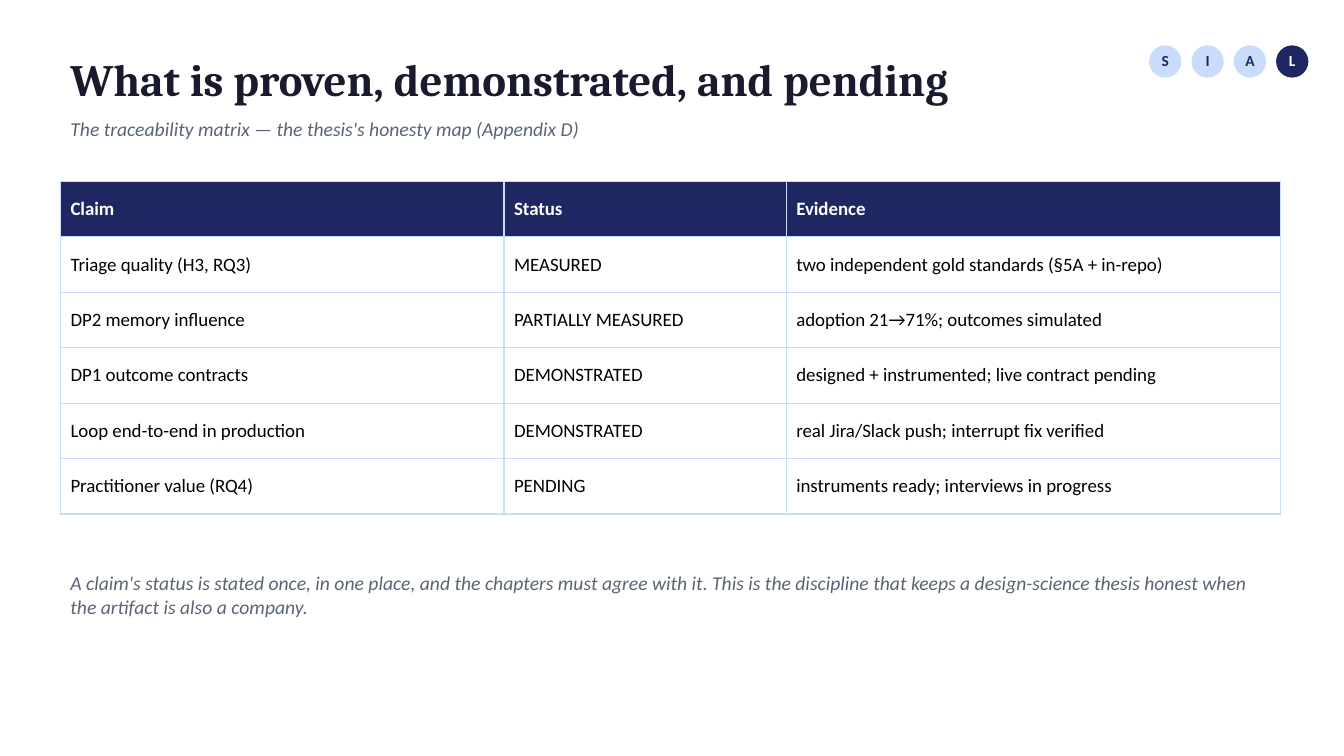
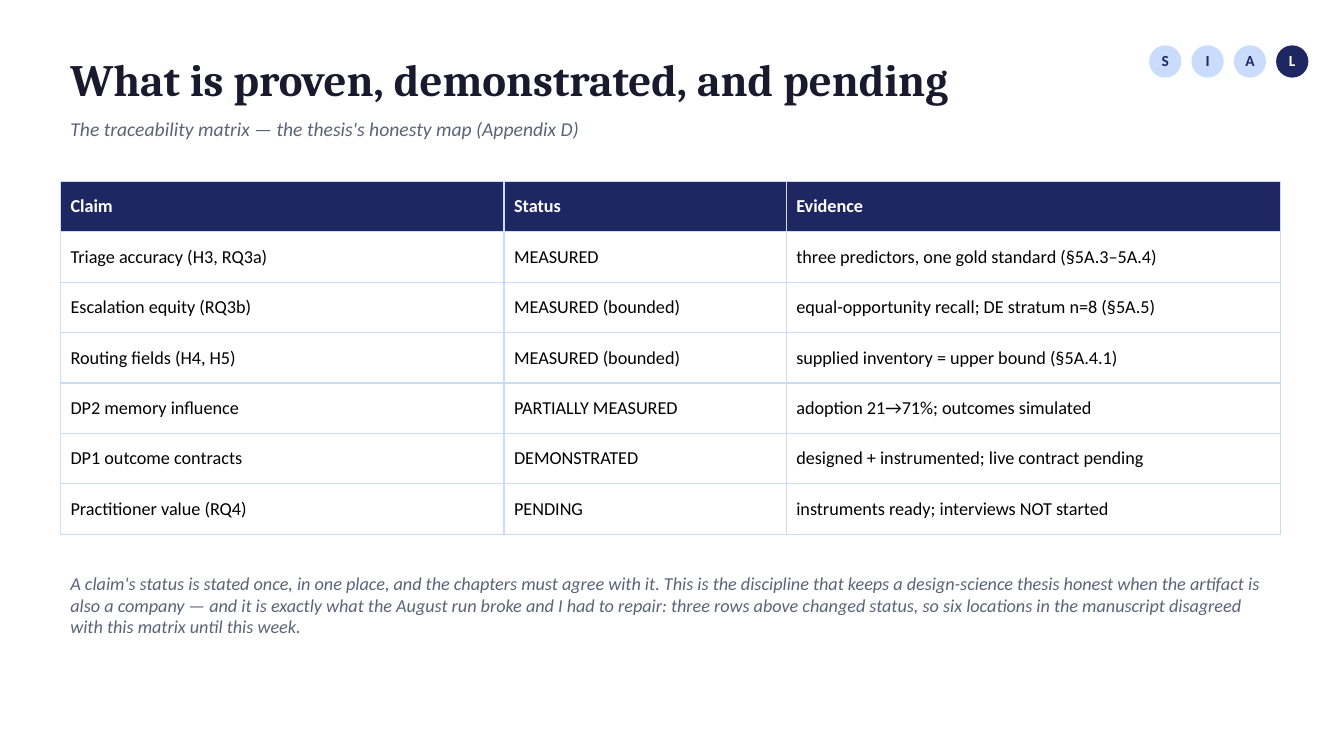
Before and after one commit to fogu13/CLARA, a slide deck: slide 17 of thesis/defense/defense_deck.pptx (slide 15 before the commit). Drawn at 1344x756 pixels with LibreOffice and Linux fonts; fonts in the diff are those of the drawing. Boxes give left, top, right and bottom in pixels: in the first picture for what was removed or moved away, otherwise in the second. Text is boxed around its words. In the diff, an @@ line names an element or a change of style, - is before the commit and + after.

```diff
--- a/thesis/defense/defense_deck.pptx
+++ b/thesis/defense/defense_deck.pptx
@@ table at (60,181,1280,522) @@
-row 2: Triage quality (H3, RQ3) | MEASURED | two independent gold standards (§5A + in-repo)
+row 2: Triage accuracy (H3, RQ3a) | MEASURED | three predictors, one gold standard (§5A.3–5A.4)
+row 3: Escalation equity (RQ3b) | MEASURED (bounded) | equal-opportunity recall; DE stratum n=8 (§5A.5)
+row 4: Routing fields (H4, H5) | MEASURED (bounded) | supplied inventory = upper bound (§5A.4.1)
-row 5: Loop end-to-end in production | DEMONSTRATED | real Jira/Slack push; interrupt fix verified
-row 6: Practitioner value (RQ4) | PENDING | instruments ready; interviews in progress
+row 7: Practitioner value (RQ4) | PENDING | instruments ready; interviews NOT started
@@ text at (70,577,1259,633): text changed; size 14 to 13 pt @@
-A claim's status is stated once, in one place, and the chapters must agree with it. This is the discipline that keeps a design-science thesis honest when the artifact is also a company.
+A claim's status is stated once, in one place, and the chapters must agree with it. This is the discipline that keeps a design-science thesis honest when the artifact is also a company — and it is exactly what the August run broke and I had to repair: three rows above changed status, so six locations in the manuscript disagreed with this matrix until this week.
```
Also in this commit, not shown: 10 other slides changed, 2 slides added, 1 other file.
